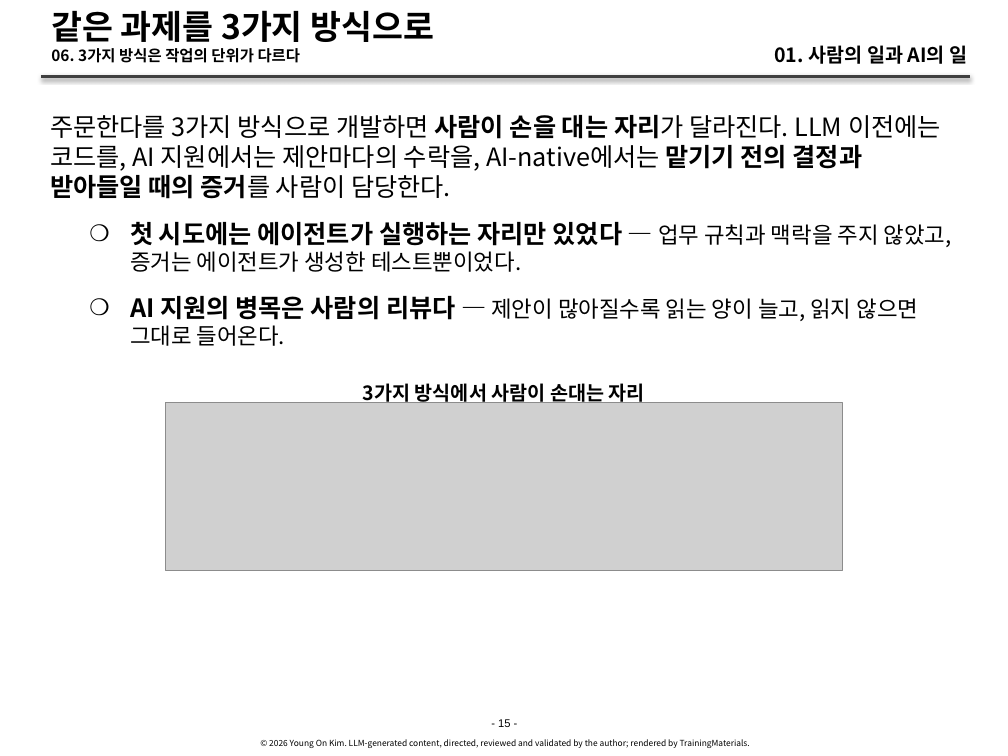
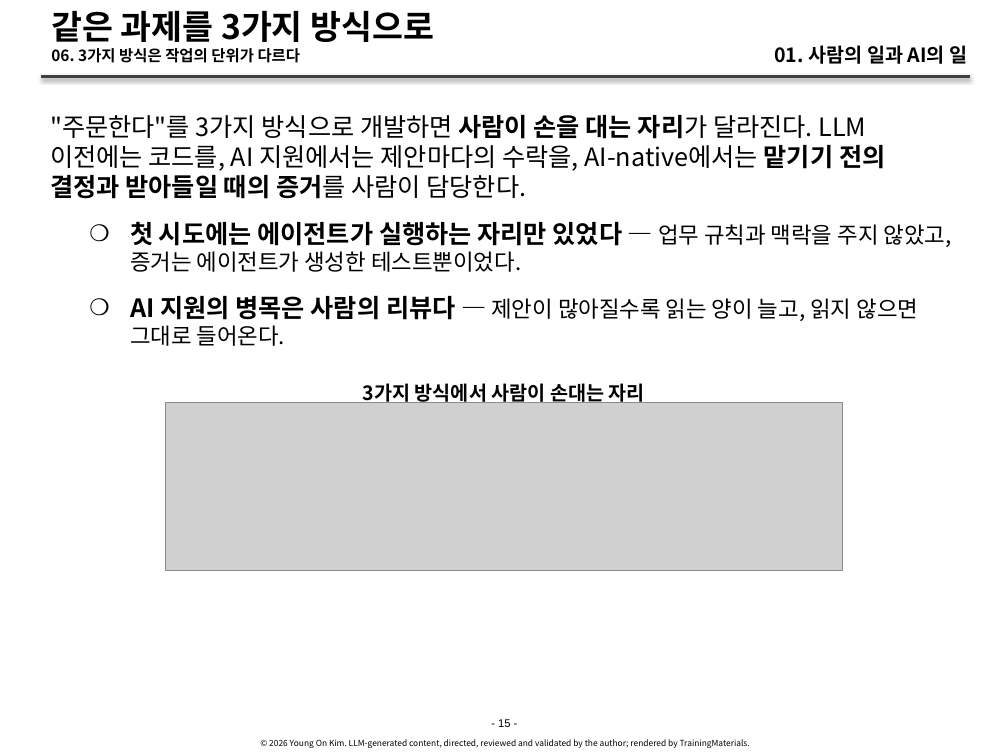
Before and after one commit to YoungSan77/TrainingMaterials, a slide deck: slide 15 of courses/ai-native/sessions/s01.pptx. Drawn at 1008x756 pixels with LibreOffice and Linux fonts; fonts in the diff are those of the drawing; grey boxes stand for pictures. Boxes give left, top, right and bottom in pixels: in the first picture for what was removed or moved away, otherwise in the second. Text is boxed around its words. In the diff, an @@ line names an element or a change of style, - is before the commit and + after.

```diff
--- a/courses/ai-native/sessions/s01.pptx
+++ b/courses/ai-native/sessions/s01.pptx
@@ text at [50, 115, 885, 199]: text changed @@
-주문한다를 3가지 방식으로 개발하면 사람이 손을 대는 자리가 달라진다. LLM 이전에는 코드를, AI 지원에서는 제안마다의 수락을, AI-native에서는 맡기기 전의 결정과 받아들일 때의 증거를 사람이 담당한다.
+"주문한다"를 3가지 방식으로 개발하면 사람이 손을 대는 자리가 달라진다. LLM 이전에는 코드를, AI 지원에서는 제안마다의 수락을, AI-native에서는 맡기기 전의 결정과 받아들일 때의 증거를 사람이 담당한다.
```
Also in this commit, not shown: 7 other slides changed, 4 other files.
